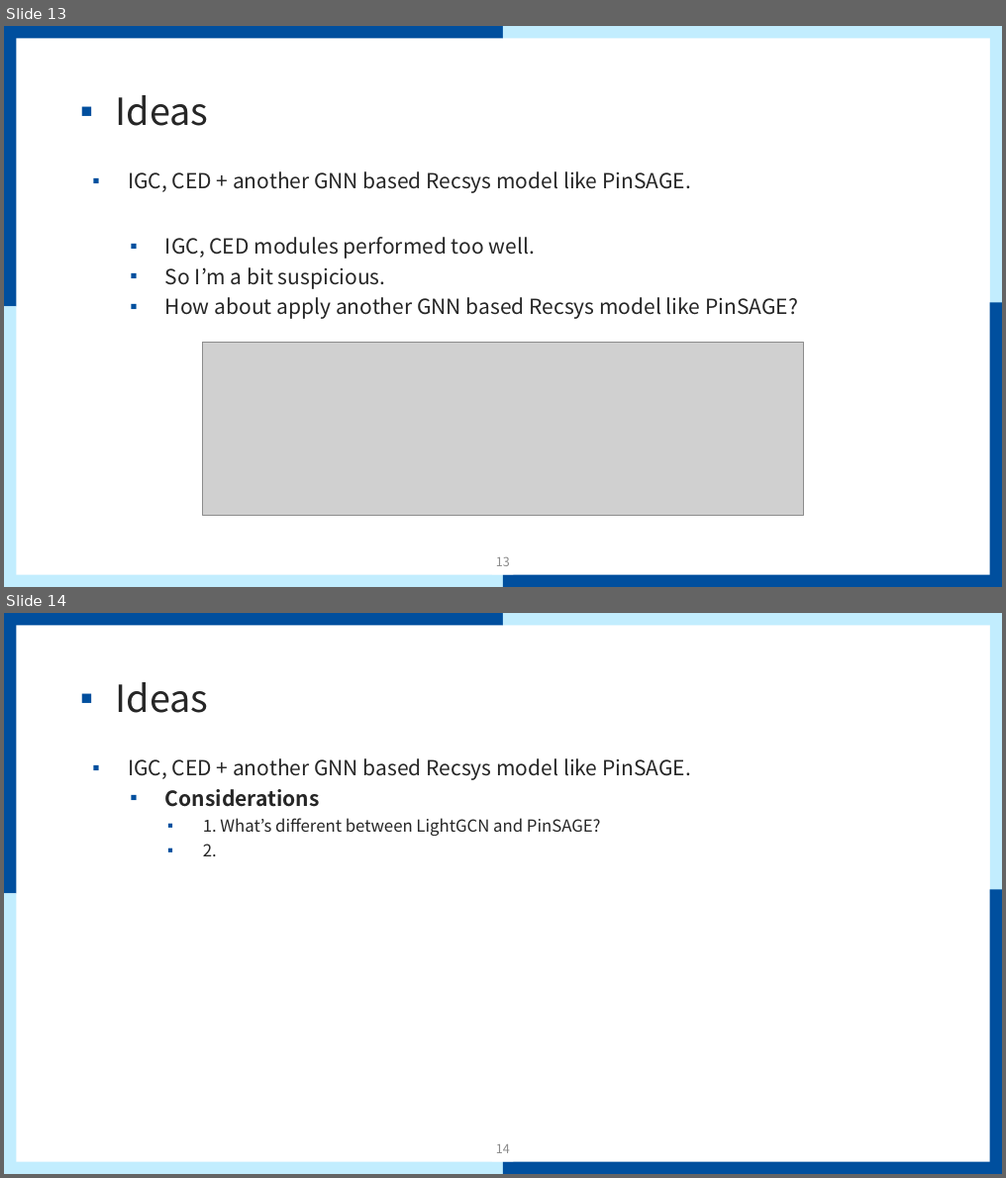
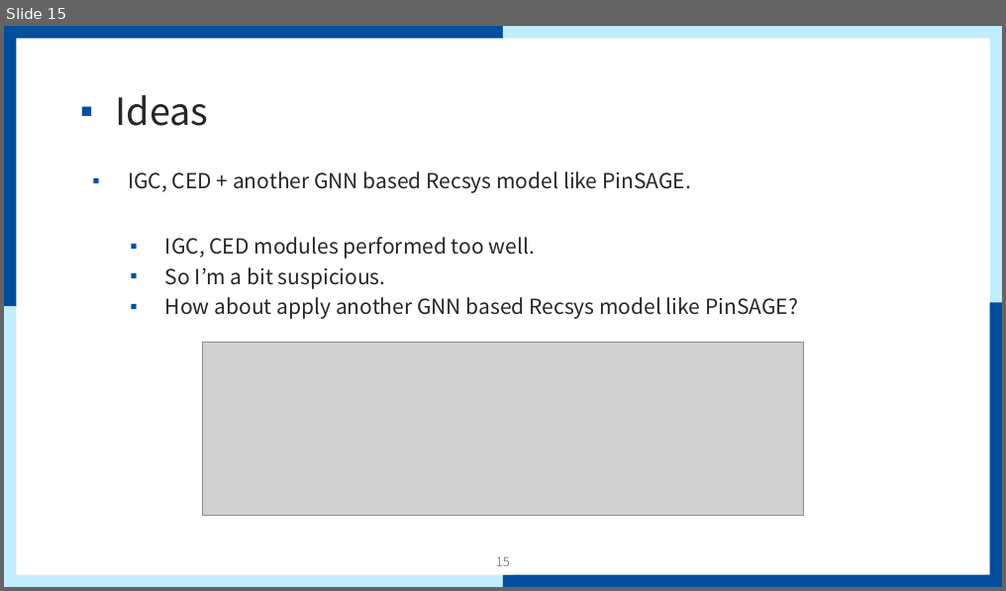
Before and after one commit to mmvv11/GraduateStudies, a slide deck: papers/papersForKCC/논문 관련 조사 및 아이디어.pptx. Shown one above the other, each under a label of ours: slides 13 and 14 before the commit, slide 15 after it. The pictures are 1006x1178 and 1006x591 pixels, drawn with LibreOffice and Linux fonts; fonts in the diff are those of the drawing; grey boxes stand for pictures; background and template pictures are left out. Boxes give left, top, right and bottom in pixels: in the first picture for what was removed or moved away, otherwise in the second. Text is boxed around its words. In the diff, an @@ line names an element or a change of style, - is before the commit and + after.

```diff
--- a/papers/papersForKCC/논문 관련 조사 및 아이디어.pptx
+++ b/papers/papersForKCC/논문 관련 조사 및 아이디어.pptx
@@ slide 14 removed at [4, 613, 1002, 1174], background #FFFFFF; not listed: 9 template elements that a slide beside it also shows @@
@@ title removed at [116, 682, 209, 713] @@
-▪ Ideas
@@ text removed at [128, 759, 691, 857] @@
-▪ IGC, CED + another GNN based Recsys model like PinSAGE.
-  ▪ Considerations
-    ▪ 1. What’s different between LightGCN and PinSAGE?
-    ▪ 2.
@@ page number removed at [496, 1145, 510, 1154] @@
-14
@@ what was slide 13 is now slide 15 @@
```
Also in this commit, not shown: 2 slides changed, 2 slides added.
